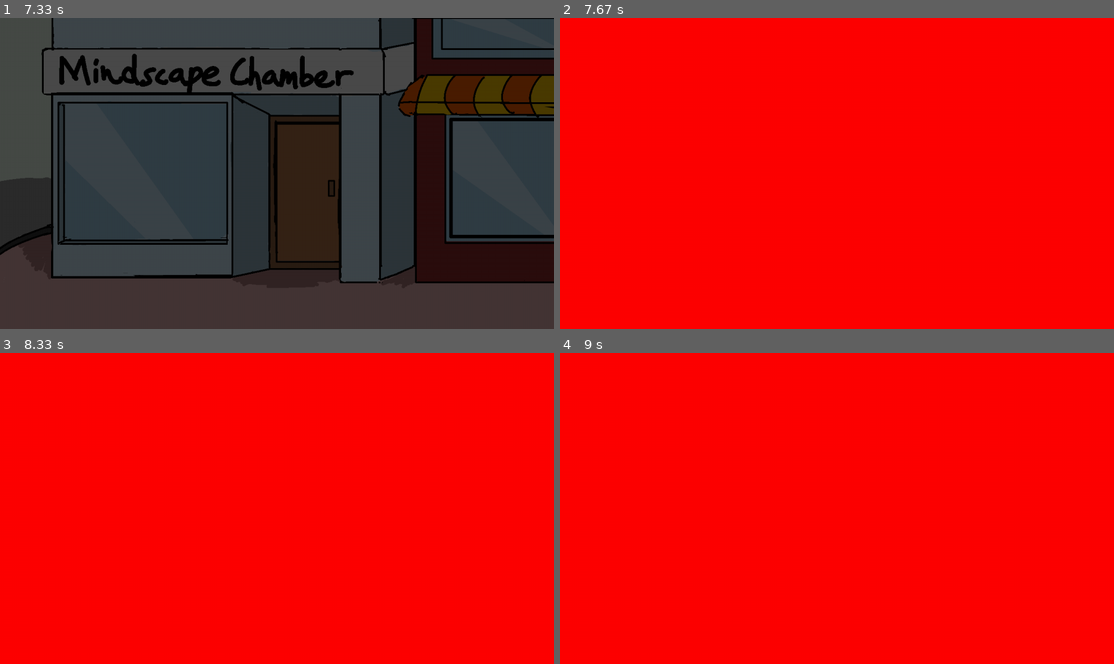
Above: before the commit, frames 1-4 (two rows, left to right).
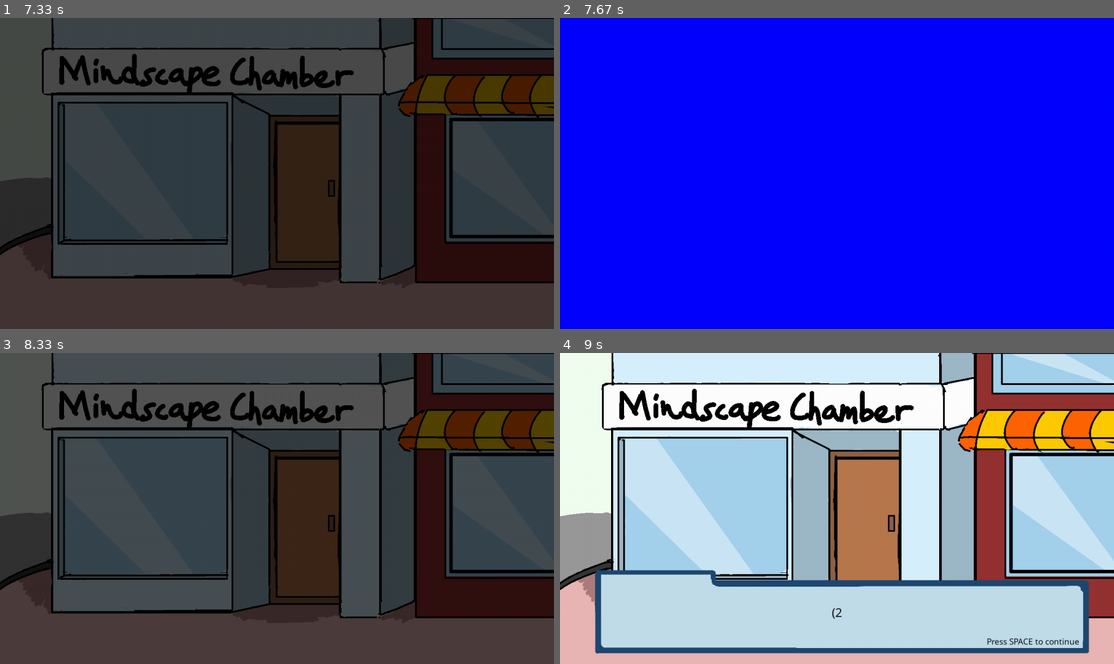
Above: after the commit, the same moments.

Repository: JoyYU271/2510-CSP1123-3-09
Game: pygame game, started from Intro1.py
Same seed, same stepped clock (60 frames per second), same inputs: the game is played once before the commit and once after it.
Inputs:
- Up to frame 1 (7.33 s): tap I at 0.33 s; tap Space at 1.17, 1.57, 1.87, 2.07, 2.4, 2.7, 2.9, 3.2, 3.47, 3.8, 4.1, 6.7 s
- Up to frame 2 (7.67 s): hold T from 7.47 s (still down); hold A from 7.47 s (still down); tap Space at 7.53 s
- Up to frame 3 (8.33 s): tap Space at 7.83 s; release T at 8 s; release A at 8 s; tap I at 8.03 s
- Up to frame 4 (9 s): no input

Frame 1 is identical in both runs. In frame 2, 100% of the frame differs, in the area x 0-100%, y 0-100%; in frame 3, 100%; in frame 4, 100%.

Commit message:
added background and player, can't move yet

Diff:
--- a/Intro1.py
+++ b/Intro1.py
@@ -1,5 +1,7 @@
 import pygame
 import sys
+from pygame.locals import *
+from character_movement import *
 import json
 
 
@@ -19,9 +21,21 @@
 
 dialog_box_img = pygame.image.load("picture/Character Dialogue/dialog boxxx.png").convert_alpha()
 
+player = doctor(100,520,4.5)
+player.name = "You" # remember to put in class doctor
+moving_left = False
+moving_right = False
+
+npc_list =["Nuva"]
+shown_dialogues = {}
+selected_options = {}
+
+cutscene_active = False
+cutscene_speed = 3 #pixel per frame
+
 class dialog:
     def __init__(self,npc,player):
-        super().__init__()
+        #Remove super().__init__()
 
         #load dialog box img n set transparency
         self.dialog_box_img = pygame.image.load("picture/Character Dialogue/dialog boxxx.png").convert_alpha()
@@ -133,7 +147,7 @@
            screen.blit(self.dialog_box_img, (dialog_x, dialog_y))
 
            #draw speaker name
-           name_to_display = self.npc.name if speaker == "npc" else self.player.name
+           name_to_display if speaker == "npc" else self.player.name #change here
            draw_text(screen,name_to_display,40,(0,0,0),dialog_x + 200, dialog_y + 10)
 
            #draw choice options if present
@@ -151,13 +165,13 @@
                         draw_text(screen, option["option"],30,color,dialog_center_x,option_y,center= True)
 
 
-           # words come out one by one effect
-           current_time = pygame.time.get_ticks()
-           if self.letter_index < len(text):
-                if current_time - self.last_time > self.letter_delay:
-                     self.displayed_text += text[self.letter_index]
-                     self.letter_index += 1
-                     self.last_time = current_time
+        #    # words come out one by one effect
+        #    current_time = pygame.time.get_ticks()
+        #    if self.letter_index < len(text):
+        #         if current_time - self.last_time > self.letter_delay:
+        #              self.displayed_text += text[self.letter_index]
+        #              self.letter_index += 1
+        #              self.last_time = current_time
 
            # draw dialogue text
            draw_text(screen,self.displayed_text,30,(0,0,0),dialog_x + self.dialog_box_img.get_width()//2  ,dialog_y + self.dialog_box_img.get_height()//2 - 15 ,center = True,max_width=text_max_width)
@@ -299,6 +313,11 @@
         self.story_data = filtered_story_data
         self.step = 0
         self.reset_typing()
+
+        if self.current_story in self.shown_dialogues:
+            self.story_data = []
+        else:
+            self.shown_dialogues[self.current_story] = True
 
 
 # =============text setting================
@@ -351,6 +370,56 @@
 
     return line_y + line_height#return the y position after all text
 
+#===========NPCs==============
+class NPC(pygame.sprite.Sprite):
+    def __init__(self,x,y,name,image_path = None):
+        super().__init__()
+
+        if image_path is None:
+            if name == "Nuva":
+                image_path = 'picture/Character QQ/Nurse idle.png'
+            elif name == "Dean":
+                image_path = 'picture/Character QQ/Dean idle.png'
+            elif name == "Zheng":
+                image_path = 'picture/Character QQ/Zheng idle.png'
+            elif name =="Emma":
+                image_path = 'picture/Character QQ/Emma idle.png'
+            elif name == "John":
+                image_path = 'picture/Character QQ/John idle.png'
+            elif name =="Police":
+                image_path = 'picture/Character QQ/Police idle.png'
+
+
+        self.image = pygame.image.load(image_path).convert_alpha()
+        self.world_pos = pygame.Vector2(x,y) #for world coordinate
+        self.rect = self.image.get_rect()
+        self.rect.center = (x,y)
+        self.name = name
+
+# to manage multiples NPCs
+class NPCManager:
+    def __init__(self):
+        self.npcs = []
+
+    def add_npc(self,npc):
+        self.npcs.append(npc)
+
+    def get_nearest_npc(self,player):
+        nearest_npc = None
+        min_distance = float('inf')
+
+        for npc in self.npcs:
+
+            if npc.rect.colliderect(player.rect):
+
+                dx = npc.rect.centerx - player.rect.centerx
+                dy = npc.rect.centery - player.rect.centery
+                distance = (dx**2 + dy**2)**0.5
+
+                if distance< min_distance:
+                    min_distance = distance
+                    nearest_npc = npc
+        return nearest_npc
 
 class SimpleChapterIntro:
     def __init__(self, display, gameStateManager):
@@ -518,35 +587,61 @@
         self.update(keys)
         self.draw(self.display)
 
+npc_manager = NPCManager()
+
+nuva = NPC(1090,540,"Nuva")
+dean = NPC(400,520,"Dean")
+#patient1 = NPC(1000,500,"Zheng")
+#patient2 = NPC(400,500,"Emma")
+
+current_dialogue = None
+
+npc_manager.add_npc(nuva)
+npc_manager.add_npc(dean)
+#npc_manager.add_npc(patient1)
+#npc_manager.add_npc(patient2)
+
+dean_interacted = False
+
+current_dialogue = None
+
 class Game:
     def __init__(self):
         pygame.init()
         self.clock = pygame.time.Clock()
         self.screen = pygame.display.set_mode((screen_width, screen_height))
+        self.player = player
+        self.npc_manager = NPCManager()
 
         self.gameStateManager = GameStateManager('start')
         self.intro = SimpleChapterIntro(self.screen, self.gameStateManager)
         self.start = Start(self.screen, self.gameStateManager, self.intro)
-        self.level = Rooms(self.screen, self.gameStateManager)
+        self.level = Rooms(self.screen, self.gameStateManager, self.player, self.npc_manager, self.screen)
 
         self.intro.completed_callback = lambda: self.gameStateManager.set_state('level')
 
         self.states = {'intro':self.intro, 'start':self.start, 'level':self.level}
 
     def run(self):
-        gameLoop = True
-        while gameLoop:
+        running = True
+        moving_left = False
+        moving_right = False
+        run = False
+        while running:
             for event in pygame.event.get():
                 if event.type == pygame.QUIT:
-                    pygame.quit()
-                    sys.exit()
-
-                # elif event.type == pygame.KEYDOWN:
-                #     if event.key == pygame.K_i:
-                #         self.intro.start("chapter_1")
-                #         self.gameStateManager.set_state('intro')
-
-            self.states[self.gameStateManager.get_state()].run()
+                    # pygame.quit()
+                    # sys.exit()
+                    running = False
+
+            #self.states[self.gameStateManager.get_state()].run()
+
+            currentState = self.gameStateManager.get_state()
+
+            if currentState == 'level':
+                self.level.run(moving_left, moving_right, run, dean)
+            else:
+                self.states[currentState].run()
 
             pygame.display.update()
             self.clock.tick(FPS)
@@ -563,20 +658,83 @@
         if keys[pygame.K_i]:
             self.intro.start("chapter_1")
             self.gameStateManager.set_state('intro')
-            # self.gameStateManager.states['intro'].start("chapter_1")
 
 #make plan to change by colliderect/position of player.rect
 
 class Rooms:    # class Level in tutorial
-    def __init__(self, display, gameStateManager):
+    def __init__(self, display, gameStateManager, player, npc_manager, screen):
         self.display = display
         self.gameStateManager = gameStateManager
-
-    def run(self):
-        self.display.fill('red')
+        self.background = pygame.image.load("picture/Map Art/Map clinic.png").convert_alpha()
+        self.player = player
+        self.npc_manager = npc_manager
+        self.screen = screen
+
+        self.current_dialogue = None
+        self.space_released = True
+        self.cutscene_active = False
+
+    def run(self, moving_left, moving_right, run, dean):
         keys = pygame.key.get_pressed()
-
-        if keys[pygame.K_d]:
+        if self.background:
+            self.display.blit(self.background, (0,0))
+        else:
+            self.display.fill('red')
+
+        if not self.current_dialogue or not self.current_dialogue.talking:
+              is_moving = self.player.move(moving_left,moving_right)
+              self.player.update_animation(is_moving)
+        else:
+              is_moving = False
+              self.player.update_animation(is_moving)
+
+        for npc in self.npc_manager.npcs:
+              screen.blit(npc.image,npc.rect)
+
+        self.player.draw(screen)
+
+        moving_left,moving_right,run =  keyboard_input(moving_left, moving_right, run)
+
+
+        nearest_npc = self.npc_manager.get_nearest_npc(self.player)
+
+        #=====space======
+        if nearest_npc or (self.current_dialogue and self.current_dialogue.talking):
+            if nearest_npc and (self.current_dialogue is None or self.current_dialogue.npc != nearest_npc):
+                self.current_dialogue = dialog(nearest_npc,self.player)
+
+            if keys[pygame.K_SPACE] and self.space_released:
+                self.space_released = False
+                if self.current_dialogue:
+                   self.current_dialogue.handle_space(keys)
+
+            if self.current_dialogue:
+               self.current_dialogue.handle_option_selection(keys)
+
+
+            if not keys[pygame.K_SPACE]:
+                  self.space_released = True
+        elif self.current_dialogue:
+            self.current_dialogue.talking = False
+            self.current_dialogue.options = []
+
+
+        if self.current_dialogue and self.current_dialogue.talking:
+            self.current_dialogue.update()
+            self.current_dialogue.draw(screen)
+
+
+        # --- Trigger cutscene ---
+        if nearest_npc and nearest_npc.name == "Dean":
+            if not self.current_dialogue.talking and not self.cutscene_active:
+                print("Cutscene start!")
+                self.cutscene_active = True
+            if nearest_npc and nearest_npc.name == "Dean":
+                if self.cutscene_active and dean.rect.x < 0:
+                    self.cutscene_active = False
+                    print("Dean has exited the screen.")
+
+        if keys[pygame.K_t]:
             self.gameStateManager.set_state('start')
 
 
